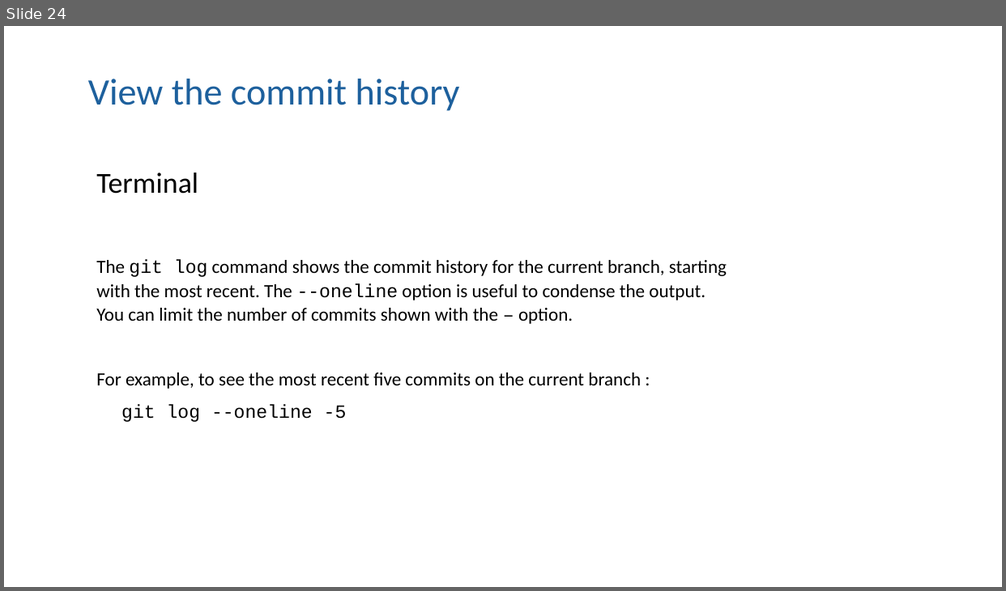
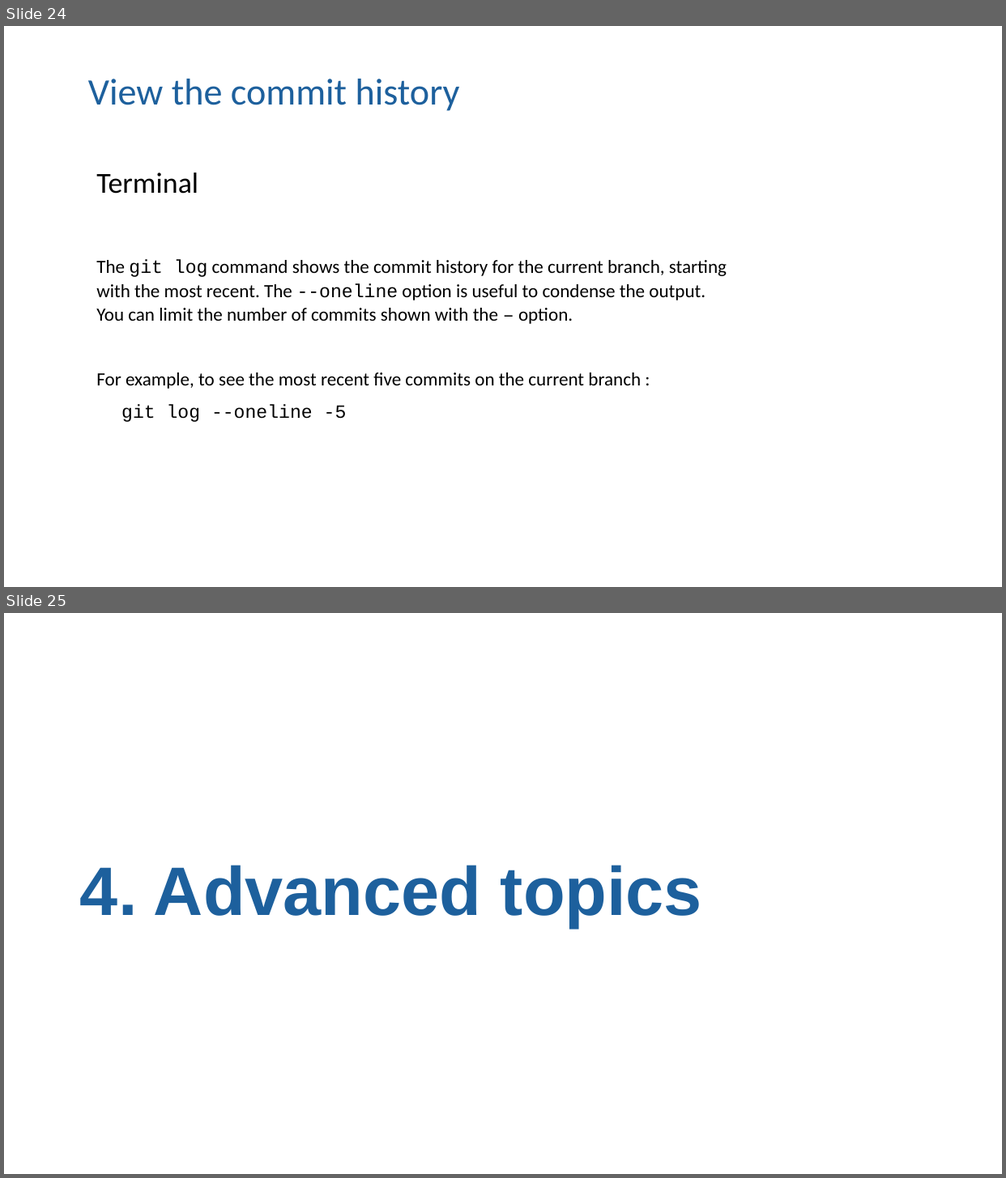
Before and after one commit to moj-analytical-services/intro_to_github_training, a slide deck: GitGitHub slides.pptx. Shown one above the other, each under a label of ours: slide 24 before the commit, slides 24 and 25 after it. The pictures are 1006x591 and 1006x1178 pixels, drawn with LibreOffice and Linux fonts; fonts in the diff are those of the drawing. Boxes give left, top, right and bottom in pixels: in the first picture for what was removed or moved away, otherwise in the second. Text is boxed around its words. In the diff, an @@ line names an element or a change of style, - is before the commit and + after.

```diff
--- a/GitGitHub slides.pptx
+++ b/GitGitHub slides.pptx
@@ slide 25 added at (x1=4, y1=613, x2=1002, y2=1174), background #FFFFFF @@
@@ title added at (x1=80, y1=865, x2=702, y2=928), 66 pt, text #1D609D, bold @@
+4. Advanced topics
```
Also in this commit, not shown: 2 slides changed, 7 other slides added.
